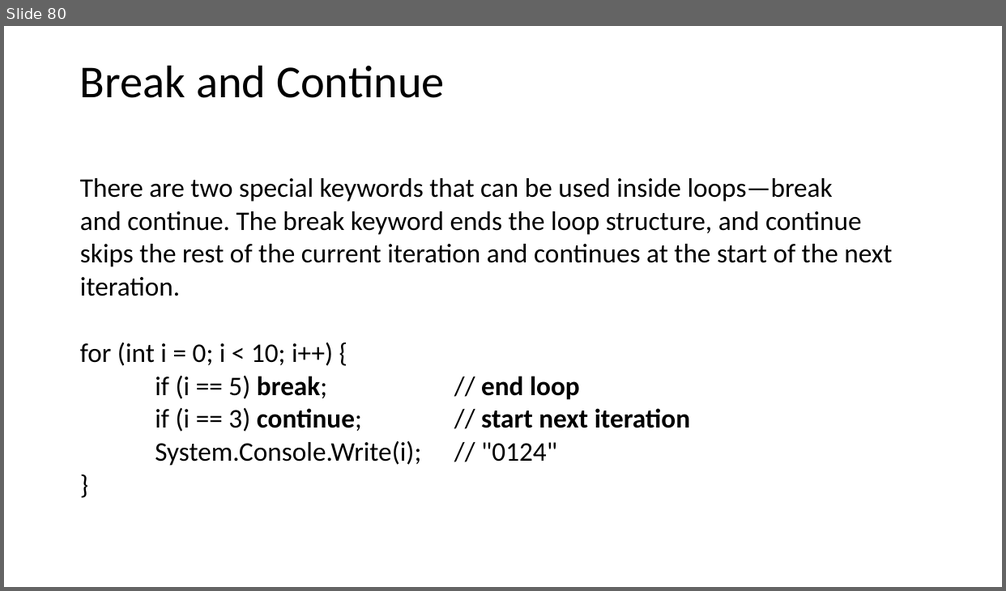
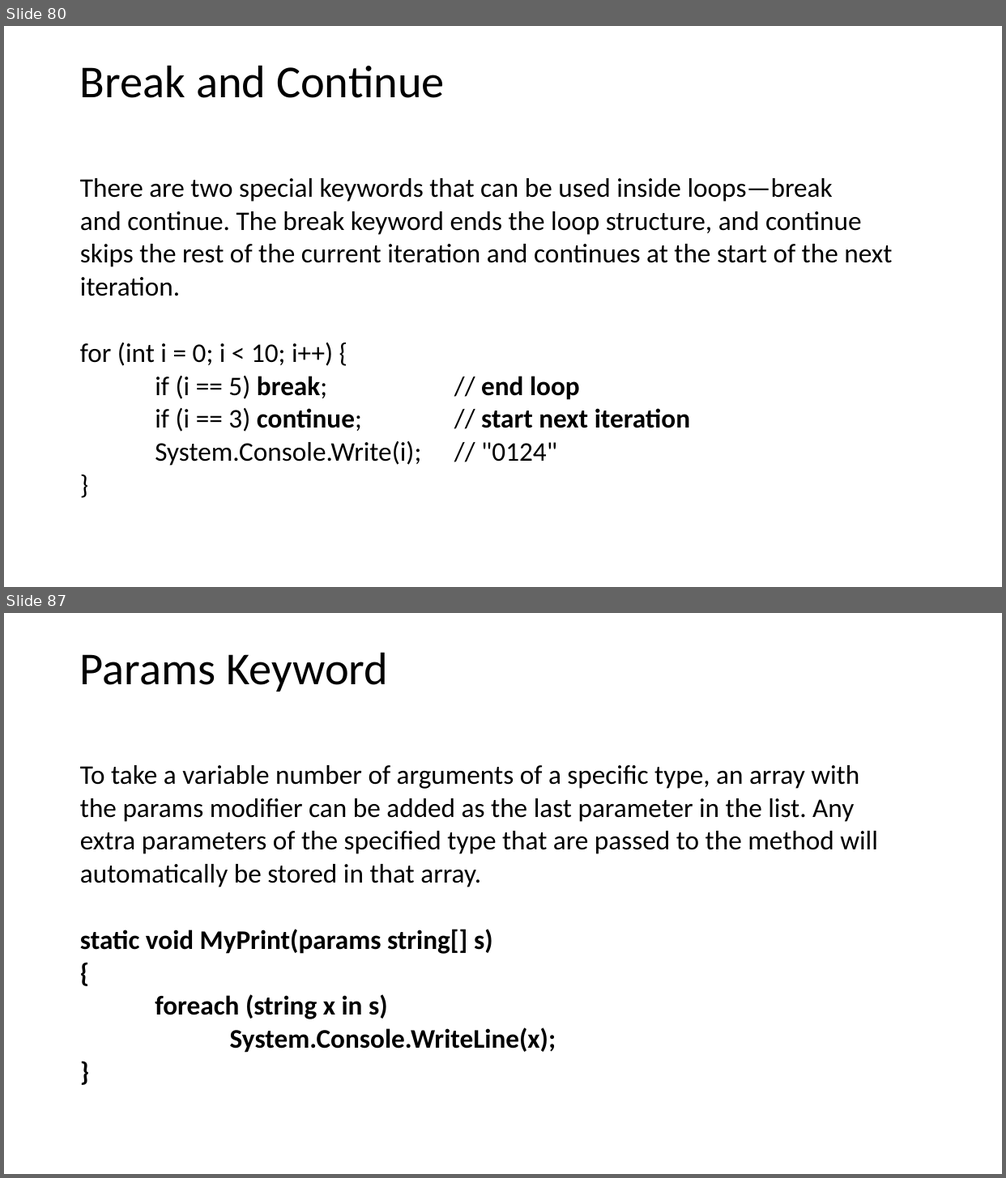
Before and after one commit to AlbertOsinaga/CursoCSharp__8, a slide deck: CSharpQuickReference.pptx. Shown one above the other, each under a label of ours: slide 80 before the commit, slides 80 and 87 after it; the slides between them are not shown. The pictures are 1006x591 and 1006x1178 pixels, drawn with LibreOffice and Linux fonts; fonts in the diff are those of the drawing. Boxes give left, top, right and bottom in pixels: in the first picture for what was removed or moved away, otherwise in the second. Text is boxed around its words. In the diff, an @@ line names an element or a change of style, - is before the commit and + after.

```diff
--- a/CSharpQuickReference.pptx
+++ b/CSharpQuickReference.pptx
@@ slide 87 added at (4, 613, 1002, 1174), background #FFFFFF @@
@@ title added at (80, 652, 388, 692), 44 pt, text #000000 @@
+Params Keyword
@@ text added at (80, 765, 878, 1053), 25.9 pt, text #000000 @@
+To take a variable number of arguments of a specific type, an array with
+the params modifier can be added as the last parameter in the list. Any
+extra parameters of the specified type that are passed to the method will
+automatically be stored in that array.
+static void MyPrint(params string[] s)
+{
+foreach (string x in s)
+System.Console.WriteLine(x);
+}
```
Also in this commit, not shown: 120 other slides added, 1 other file.
